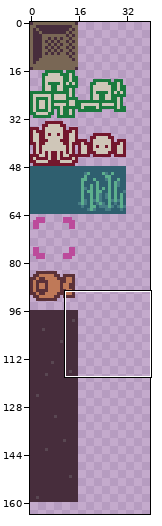
Pixel-art file: assets/sprites.aseprite. The first picture is a wide view before the edit; the outline marks the close-up.
Close-up. Old version:
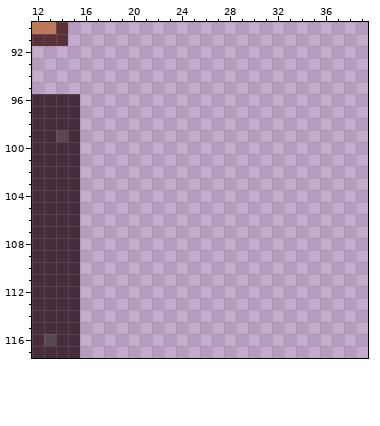
256x256 pixels, 1 frame. Shown: x 12..39, y 90..117. The wide view leaves out empty margins.
After:
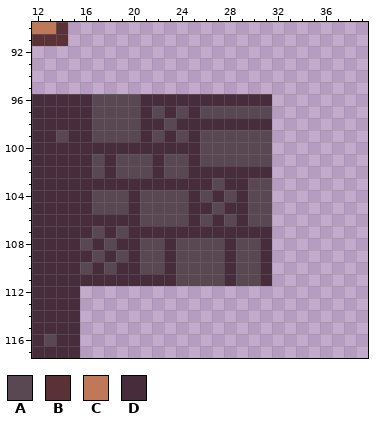
Palette (. is transparent): A #594752  B #5b3138  C #bf7958  D #472d3c
Difference:
@@ x 12..39 @@
  95 ............................
- 96 DDDD........................
- 97 DDDD........................
- 98 DDDD........................
- 99 DDAD........................
-100 DDDD........................
-101 DDDD........................
-102 DDDD........................
-103 DDDD........................
-104 DDDD........................
-105 DDDD........................
-106 DDDD........................
-107 DDDD........................
-108 DDDD........................
-109 DDDD........................
-110 DDDD........................
-111 DDDD........................
+ 96 DDDDDAAAADDDDDDDDDDD........
+ 97 DDDDDAAAADADADAAAAAA........
+ 98 DDDDDAAAADDADDDDDDDD........
+ 99 DDADDAAAADADADAAAAAA........
+100 DDDDDDDDDDDDDDAAAAAA........
+101 DDDDDADAAADAADAAAAAA........
+102 DDDDDADAAADAADDDDDDD........
+103 DDDDDDDDDDDDDDDADDAA........
+104 DDDDDAAADAAAADADADAA........
+105 DDDDDAAADAAAADDADDAA........
+106 DDDDDDDDDAAAADADADAA........
+107 DDDDDADADDDDDDDDDDDD........
+108 DDDDADADDAADAAAADAAD........
+109 DDDDDADADAADAAAADAAD........
+110 DDDDADADDAADAAAADAAD........
+111 DDDDDDDDDDDDAAAADAAD........
 112 DDDD........................
Where, in picture pixels (left, top, right, bottom), the same in both close-ups:
added: (80, 94, 272, 286)
